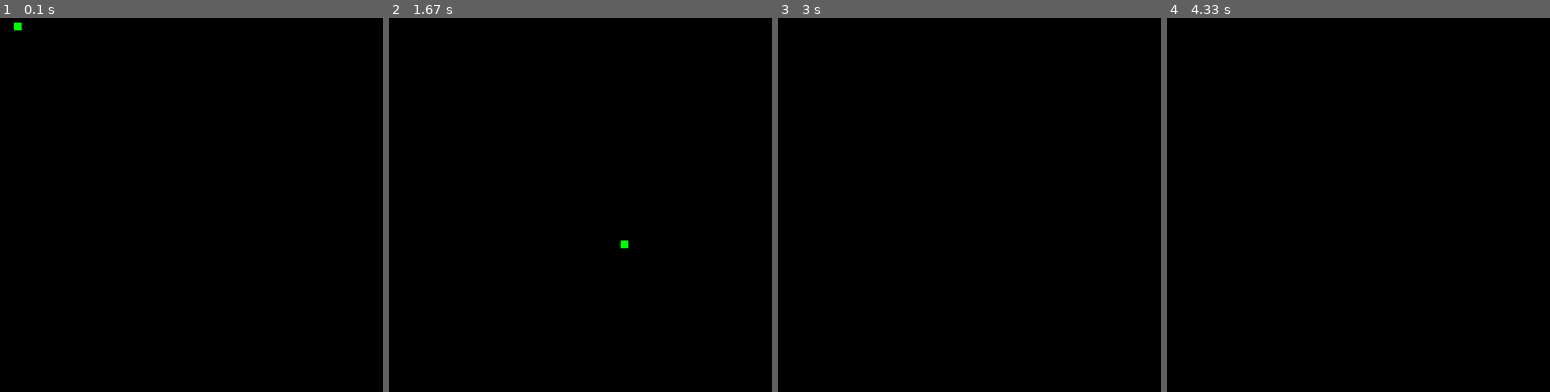
Above: before the commit, frames 1-4 (left to right).
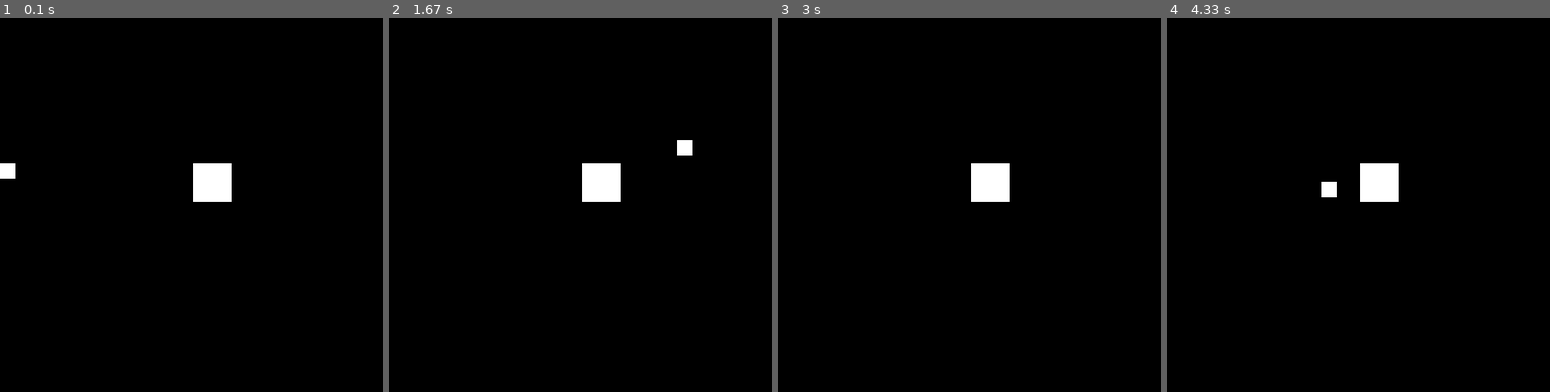
Above: after the commit, the same moments.

Repository: LennikGamez/Pygameframework
Game: pygame game, started from main.py
Same seed, same stepped clock (60 frames per second), same inputs: the game is played once before the commit and once after it.
Inputs:
- Up to frame 1 (0.1 s): no input
- Up to frame 2 (1.67 s): hold Right 0.33-0.8 s; hold Up 0.83-1.13 s; hold Right 1.17-1.63 s
- Up to frame 3 (3 s): hold Left 1.67-2.2 s; hold Down 2.23-2.53 s
- Up to frame 4 (4.33 s): hold Right 3.4-4.03 s; hold Down from 4.07 s (still down)

The runs differ from the first frame. In frame 1, 1.2% of the frame differs, in the area x 0-61%, y 1-50%; in frame 2, 1.2%; in frame 3, 1.0%; in frame 4, 1.2%.

Commit message:
"updated Collision functionality and added Keyboard Handler"

Diff:
--- a/framework/__init__.py
+++ b/framework/__init__.py
@@ -1,6 +1,15 @@
+import pygame
+
 from .gameclass import *
 from .render import Render
-
+from .collisionhandler import CollisionHandler
+from .keyboard import Keyboard
 
 from .helperfunctions import *
 from .color import Color
+
+#+ Gameobjects +#
+from .gameobjects.dummy import Dummy
+from .gameobjects.hitbox import HitBox
+from .gameobjects.position import Position2D
+from .gameobjects.sprite import Sprite
--- /dev/null
+++ b/framework/collisionhandler.py
@@ -0,0 +1,124 @@
+
+from enum import Enum, auto
+
+import keyboard
+
+
+class CollisionTypes(Enum):
+    LEFT = auto()
+    RIGHT = auto()
+    TOP = auto()
+    BOTTOM = auto()
+    NONE = auto()
+
+class CollisionType:
+    def __init__(self, type: CollisionTypes) -> None:
+        self.type = type
+
+    def is_left(self):
+        if self.type == CollisionTypes.LEFT:
+            return True
+        return False
+
+    def is_right(self):
+        if self.type == CollisionTypes.RIGHT:
+            return True
+        return False
+
+    def is_top(self):
+        if self.type == CollisionTypes.TOP:
+            return True
+        return False
+
+    def is_bottom(self):
+        if self.type == CollisionTypes.BOTTOM:
+            return True
+        return False
+
+    def is_none(self):
+        if self.type == CollisionTypes.NONE:
+            return True
+        return False
+
+    def __repr__(self) -> str:
+        return f"{self.type}"
+
+
+
+
+class CollisionHandler:
+
+    @staticmethod
+    def snapbackCollision(h1, h2):
+        collision = CollisionHandler.isCollision(h1, h2)
+
+        if not collision.is_none():
+            print(collision)
+        if collision.is_none():
+            return collision
+
+        if collision.is_left():
+            h1.position.x = h2.right()
+        elif collision.is_right():
+            h1.position.x = h2.position.x - h1.size.x
+        elif collision.is_bottom():
+             h1.position.y = h2.top()- h1.size.x
+        elif collision.is_top():
+            h1.position.y = h2.bottom()
+
+        return collision
+
+    @staticmethod
+    def isCollision(h1, h2):
+        """CollisionType is from the perspective of first hitbox"""
+
+        if left_right_jump(h1, h2) and CollisionHandler.y_overlap(h1, h2):
+            return CollisionType(CollisionTypes.RIGHT)
+        if right_left_jump(h1, h2) and CollisionHandler.y_overlap(h1, h2):
+            return CollisionType(CollisionTypes.LEFT)
+        if top_bottom_jump(h1, h2) and CollisionHandler.x_overlap(h1, h2):
+            return CollisionType(CollisionTypes.BOTTOM)
+        if bottom_top_jump(h1, h2) and CollisionHandler.x_overlap(h1, h2):
+            return CollisionType(CollisionTypes.TOP)
+        return CollisionType(CollisionTypes.NONE)
+
+    @staticmethod
+    def isOverlap(h1, h2):
+        if CollisionHandler.x_overlap(h1, h2) and CollisionHandler.y_overlap(h1, h2):
+            return True
+        return False
+
+    @staticmethod
+    def x_overlap(h1, h2):
+        # h1 colliding from right
+        if h1.right() >= h2.left() and h1.right() <= h2.right() or\
+            h1.left() <= h2.right() and h1.left() >= h2.left() or\
+                h1.left() <= h2.left() and h1.right() >= h2.right(): # h2 inside h1
+            return True
+        return False
+
+    @staticmethod
+    def y_overlap(h1, h2):
+        # h1 colliding from right
+        if h1.top() <= h2.bottom() and h1.top() >= h2.top() or\
+            h1.bottom() >= h2.top() and h1.bottom() <= h2.bottom() or\
+                h1.bottom() >= h2.bottom() and h1.top() <= h2.top(): # h2 inside h1
+            return True
+        return False
+
+
+def left_right_jump(h1, h2):
+    if h1.old_rect.right <= h2.rect.left and h1.rect.right >= h2.rect.left:
+        return True
+
+def top_bottom_jump(h1,h2):
+    if h1.old_rect.bottom <= h2.rect.top and h1.rect.bottom >= h2.rect.top:
+        return True
+
+def right_left_jump(h1, h2):
+    if h1.old_rect.left >= h2.rect.right and h1.rect.left <= h2.rect.right:
+        return True
+
+def bottom_top_jump(h1,h2):
+    if h1.old_rect.top >= h2.rect.bottom and h1.rect.top <= h2.rect.bottom:
+        return True
--- a/framework/gameclass.py
+++ b/framework/gameclass.py
@@ -53,7 +53,7 @@
         self.activeScene = newscene
 
     def addToScene(self, *objs):
-        self.activeScene.addObjects(*objs)
+        self.activeScene.addObjects(objs)
 
     def run(self, framerate: float = 60.0):
         try:
@@ -65,6 +65,7 @@
                         self.running = False
                         exit()
 
+                self.activeScene.update()
                 self.loop()
 
                 pygame.display.flip()
--- /dev/null
+++ b/framework/gameobjects/hitbox.py
@@ -0,0 +1,64 @@
+import pygame
+from framework.helperfunctions import tuple2vec
+from framework.render import Render
+from ..vectorclass import Vector
+from .position import Position2D
+
+
+class HitBox(Position2D):
+    def __init__(self, pos: Vector, size: Vector) -> None:
+        super().__init__(pos)
+        self.size = size
+        self.rect = pygame.Rect(self.position.x, self.position.y, self.size.x, self.size.y)
+        self.old_rect = self.rect.copy()
+
+    def fixedUpdate(self):
+        self.updateRects()
+
+        return super().fixedUpdate()
+
+    def render(self):
+        Render.rect(self.position, self.size.x, self.size.y)
+
+    def updateOldRect(self):
+        self.old_rect = self.rect.copy()
+
+    def updateCurrentRect(self):
+        self.rect.topleft = self.position.to_tuple()
+        self.rect.width = self.size.x
+        self.rect.height = self.size.y
+
+    def updateRects(self):
+        self.updateOldRect()
+        self.updateCurrentRect()
+
+    def oldRight(self):
+        return self.old_rect.right
+
+    def oldLeft(self):
+        return self.old_rect.left
+
+    def oldTop(self):
+        return self.old_rect.top
+
+    def oldBottom(self):
+        return self.old_rect.bottom
+
+    def oldCenter(self):
+        return tuple2vec(self.old_rect.center)
+
+
+    def right(self):
+        return self.rect.right
+
+    def left(self):
+        return self.rect.left
+
+    def top(self):
+        return self.rect.top
+
+    def bottom(self):
+        return self.rect.bottom
+
+    def center(self):
+        return tuple2vec(self.rect.center)
--- a/framework/gameobjects/position.py
+++ b/framework/gameobjects/position.py
@@ -9,6 +9,3 @@
         self.position = pos
         self.last_position = self.position.copy()
         self.size = Vector()
-
-    def fixedUpdate(self):
-        self.last_position = self.position.copy()
--- /dev/null
+++ b/framework/gameobjects/sprite.py
@@ -0,0 +1,43 @@
+from pygame import Surface
+import pygame
+
+from framework.color import Color
+from ..helperfunctions import tuple2vec
+
+from framework.render import Render
+from ..vectorclass import Vector
+from .position import Position2D
+
+
+class Sprite(Position2D):
+    def __init__(self, pos: Vector, img: Surface) -> None:
+        super().__init__(pos)
+        self.img = img
+        self.org_img = self.img.copy()
+
+        self.angle = 0
+        self.scale = 0
+
+    def fixedUpdate(self):
+        self.size = tuple2vec(self.org_img.get_size())
+
+        return super().fixedUpdate()
+
+    def render(self):
+        Render.image(self.position+self.size/2, self.img)
+
+    def setRotation(self, angle):
+        self.angle = angle
+        self.img = pygame.transform.rotate(self.org_img, self.angle)
+
+    def rotateBy(self, angle):
+        self.angle += angle
+        self.img = pygame.transform.rotate(self.org_img, self.angle)
+
+    def setScale(self, scale):
+        self.scale = scale
+        self.img = pygame.transform.scale_by(self.img, self.scale)
+
+    def scaleBy(self, scale):
+        self.scale += scale
+        self.img = pygame.transform.scale_by(self.img, self.scale)
--- a/framework/helperfunctions.py
+++ b/framework/helperfunctions.py
@@ -1,4 +1,7 @@
 
+import pygame
+
+from framework.keyboard import Keyboard
 from .vectorclass import Vector
 
 
@@ -10,3 +13,11 @@
 def lerp(value,start1,stop1,start2,stop2):
     """Translates a value with a specific range to another range"""
     return (value - start1) / (stop1 - start1) * (stop2-start2)+start2
+
+
+
+def loadImg(imgPath):
+    return pygame.image.load(imgPath)
+
+def keyCode(key: str):
+    Keyboard.getKeyCode(key)
--- /dev/null
+++ b/framework/keyboard.py
@@ -0,0 +1,22 @@
+import pygame
+
+
+class Keyboard:
+
+    @staticmethod
+    def getKeyCode(key: str):
+        """
+        returns the key Code for a string. Output can be used on Keyboard.pressed() function
+        """
+        return pygame.key.key_code(key)
+
+
+    @staticmethod
+    def getKeys():
+        return pygame.key.get_pressed()
+
+    @staticmethod
+    def pressed(key):
+        if Keyboard.getKeys()[key]:
+            return True
+        return False
--- a/framework/render.py
+++ b/framework/render.py
@@ -1,5 +1,7 @@
 
 import pygame
+
+from framework.helperfunctions import tuple2vec
 from .gameclass import Game
 from .color import Color
 from .vectorclass import Vector
@@ -27,3 +29,10 @@
     @staticmethod
     def circle(pos: Vector, r, color=Color.WHITE, width=0):
         pygame.draw.circle(Game.DISPLAY,color,pos.to_tuple(),r, width=width)
+
+
+    @staticmethod
+    def image(pos: Vector, img):
+        pos -= tuple2vec(img.get_size())/2
+
+        Game.DISPLAY.blit(img, pos.to_tuple())
--- a/framework/scene.py
+++ b/framework/scene.py
@@ -8,8 +8,8 @@
         for obj in self.game_objects:
             if obj.visible:
                 obj.render()
-            if obj.active():
-                obj.fix_update()
+            if obj.active:
+                obj.fixedUpdate()
                 obj.update()
         self.checkCollisions()
 
@@ -17,7 +17,7 @@
         self.game_objects.append(obj)
 
     def addObjects(self, *objs):
-        self.game_objects.append(*objs)
+        self.game_objects.extend(*objs)
 
     def removeObject(self, obj):
         self.game_objects.remove(obj)
--- a/main.py
+++ b/main.py
@@ -6,13 +6,28 @@
     def __init__(self, width=500, height=500) -> None:
         super().__init__(width, height)
 
-        self.position = Vector()
+        #img = loadImg(r"D:\Documents\GamesAssets\Art\Packs\kenney_boardgameicons\PNG\Double (128px)\character.png").convert_alpha()
 
 
+        self.player = HitBox(Vector(0, 200),Vector(20,20))
+
+        self.collider1 = HitBox(Vector(250,200), Vector(50,50))
+        self.addToScene(self.player, self.collider1)
     def loop(self):
-        self.position += Vector(3,3)
-        Render.rect(self.position,10,10, color=Color.GREEN)
+        """ Main Loop """
 
+        if Keyboard.pressed(pygame.K_LEFT):
+            self.player.position.x -= 800 * Game.DELTA
+        if Keyboard.pressed(pygame.K_RIGHT):
+            self.player.position.x += 400 * Game.DELTA
+        if Keyboard.pressed(pygame.K_UP):
+            self.player.position.y -= 100 * Game.DELTA
+        if Keyboard.pressed(pygame.K_DOWN):
+            self.player.position.y += 100 * Game.DELTA
+
+        collision = CollisionHandler.snapbackCollision(self.player, self.collider1)
+
+        print(self.player.left(),self.player.oldLeft())
 
 g = App()
 g.run(60)
